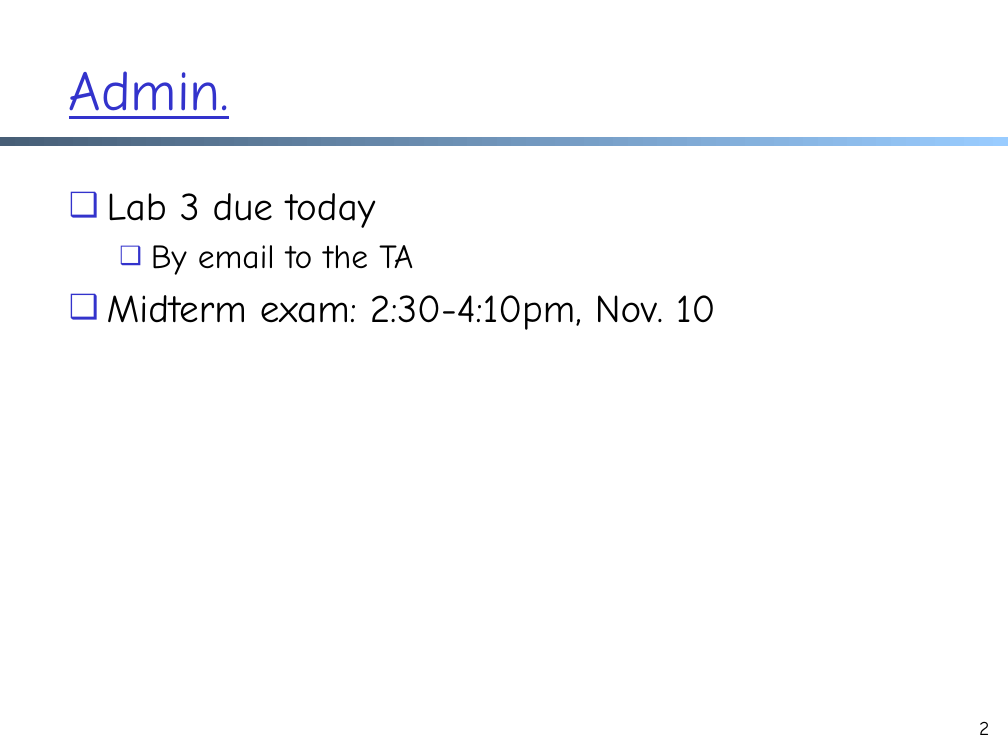
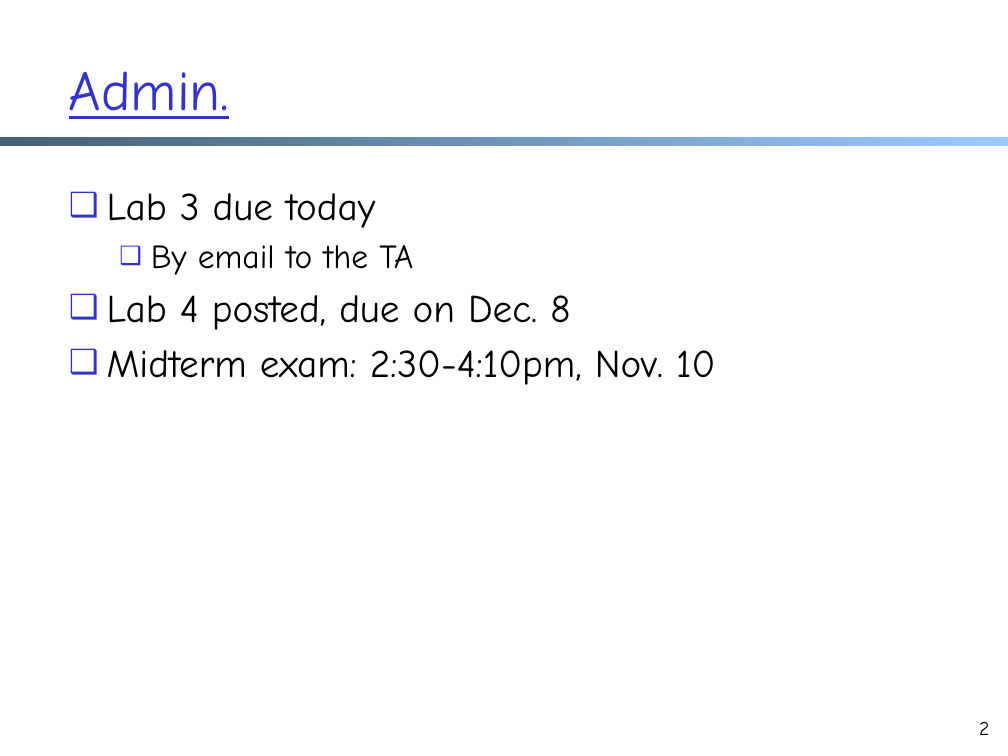
Before and after one commit to xiangq27/xiangq27.github.io, a slide deck: slide 2 of courses/cnns-xmuf22/files/lectures/transport-cc.pptx. Drawn at 1008x756 pixels with LibreOffice and Linux fonts; fonts in the diff are those of the drawing. Boxes give left, top, right and bottom in pixels: in the first picture for what was removed or moved away, otherwise in the second. Text is boxed around its words. In the diff, an @@ line names an element or a change of style, - is before the commit and + after.

```diff
--- a/courses/cnns-xmuf22/files/lectures/transport-cc.pptx
+++ b/courses/cnns-xmuf22/files/lectures/transport-cc.pptx
@@ text at [107, 295, 570, 330]: paragraph added @@
+❑ Lab 4 posted, due on Dec. 8
```
Also in this commit, not shown: 13 slides removed, 5 other files.
